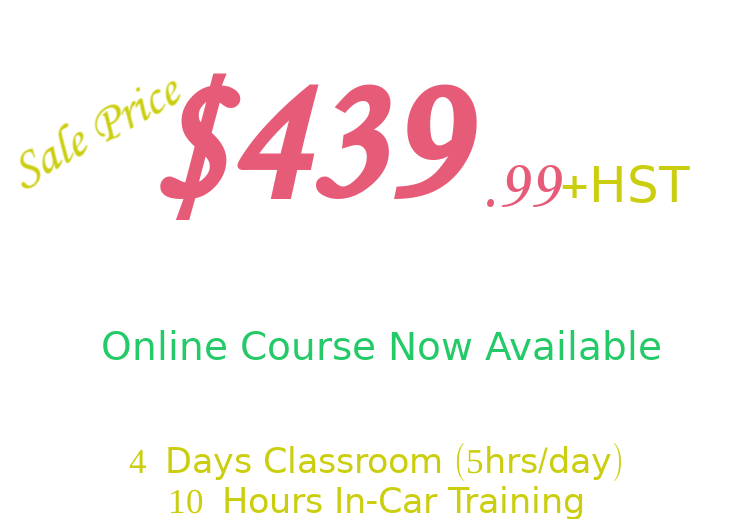
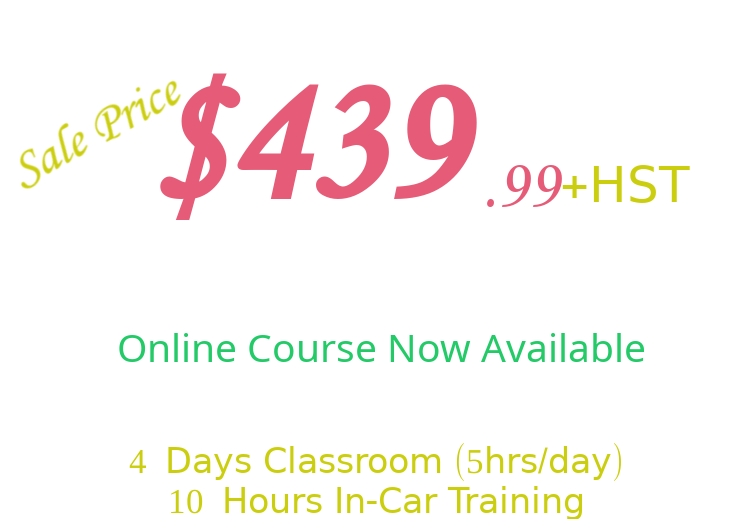
Comparing the layer stacks of the two w=750, h=519 images. Changes:
renamed "Valid For January, February, a..." to "Valid For March, April, and Ma...", painted on it over left=103, top=330, right=660, bottom=362
